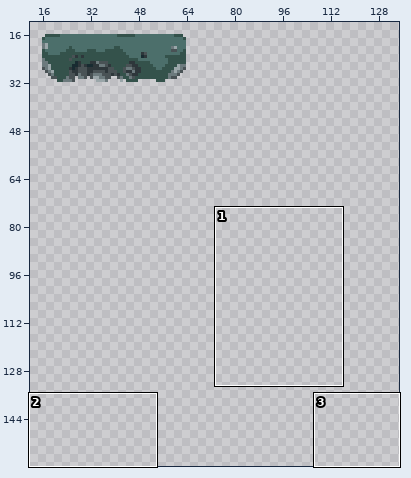
File history of a pixel-art file, Assets/Textures/moving_platform.aseprite. The first picture is a wide view before the edit; the outline marks the close-up.
Close-up. First the earlier version:
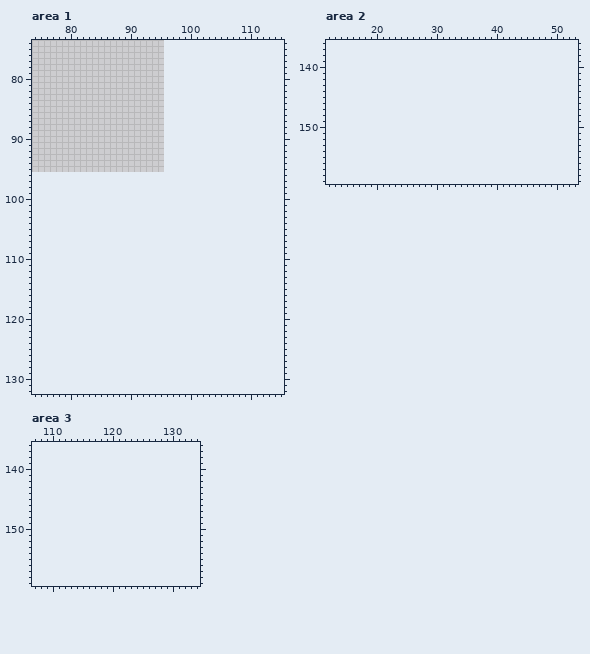
96x96 pixels, 1 frame. Shown: area 1: x 74..115, y 74..132; area 2: x 12..53, y 136..159; area 3: x 107..134, y 136..159. The old version is drawn lined up with the new one, on the new canvas. The wide view leaves out empty margins. The commit also changed other parts of the picture, which this record leaves out.
Now the later version:
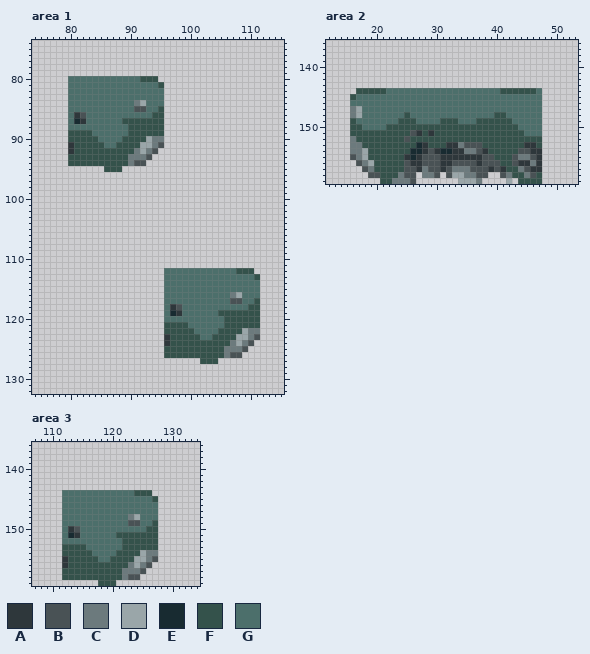
Palette (. is transparent): A #2e373b  B #495255  C #6c7a7d  D #9aa6a9  E #182b31  F #34524b  G #4c6f6b
The edit:
canvas 96x96 -> 160x160
Area 1:
y 80: x 80..94 ............... -> GGGGGGGGGGGGFFF
y 81: x 80..95 ................ -> GGGGGGGGGGGGGGGF
y 82..83: x 80..95 ................ -> GGGGGGGGGGGGGGGG
y 84: x 80..95 ................ -> GGGGGGGGGGGCDGGG
y 85: x 80..95 ................ -> GGGGGGGGGGGBBGGF
y 86: x 80..95 ................ -> GABGGGGGGGGGGGFF
y 87: x 80..95 ................ -> GEAGGGGGGFFFFFFF
y 88: x 80..95 ................ -> GGGGGGGGGGFFFFFF
y 89: x 80..95 ................ -> FFFFGGGGGGFFFFFF
y 90: x 80..95 ................ -> FFFFFGGGGFFFFDCC
y 91: x 80..95 ................ -> AFFFFFGGFFFFDDCB
y 92: x 80..94 ............... -> AFFFFFFFFFFCDCB
y 93: x 80..93 .............. -> FFFFFFFFFFCCCB
y 94: x 80..92 ............. -> FFFFFFFFFFCBB
y 95: x 86..88 ... -> FFF
y 112: x 96..110 ............... -> GGGGGGGGGGGGFFF
y 113: x 96..111 ................ -> GGGGGGGGGGGGGGGF
y 114..115: x 96..111 ................ -> GGGGGGGGGGGGGGGG
y 116: x 96..111 ................ -> GGGGGGGGGGGCDGGG
y 117: x 96..111 ................ -> GGGGGGGGGGGBBGGF
y 118: x 96..111 ................ -> GABGGGGGGGGGGGFF
y 119: x 96..111 ................ -> GEAGGGGGGFFFFFFF
y 120: x 96..111 ................ -> GGGGGGGGGGFFFFFF
y 121: x 96..111 ................ -> FFFFGGGGGGFFFFFF
y 122: x 96..111 ................ -> FFFFFGGGGFFFFDCC
y 123: x 96..111 ................ -> AFFFFFGGFFFFDDCB
y 124: x 96..110 ............... -> AFFFFFFFFFFCDCB
y 125: x 96..109 .............. -> FFFFFFFFFFCCCB
y 126: x 96..108 ............. -> FFFFFFFFFFCBB
y 127: x 102..104 ... -> FFF
Area 2:
y 144: x 17..47 ............................... -> FFFFFGGGGGGGGGGGGGGGGGGGFFFFFFG
y 145: x 16..47 ................................ -> FGGGGGGGGGGGGGGGGGGGGGGGGGGGGGGG
y 146: x 16..47 ................................ -> GGGGGGGGGGGGGGGGGGGGGGGGGGGGGGGG
y 147: x 16..47 ................................ -> CDGGGGGGGGGGGGGGGGGGGGGGGGGGGGGG
y 148: x 16..47 ................................ -> CDGGGGGGGFGGGGGGGGGGGGGGFFGGGGGG
y 149: x 16..47 ................................ -> FGGGGGGGFFFGGGGFFFGGGFFFFFFGGGGG
y 150: x 16..47 ................................ -> FFGGGGFFFFFFFFFFFFFFFFFFFFFFGGGG
y 151: x 16..47 ................................ -> FFFFFFFFFFBAFAFFFFFFFFFFFFFFFGGG
y 152: x 16..47 ................................ -> CFFFFFFFFBFFFFFFFFFFFFFFFFFFFFFF
y 153: x 16..47 ................................ -> CCFFFFFFFFFEAFFFAACBBBFFFFFFFAAF
y 154: x 16..47 ................................ -> CCDFFFFFFFEEABAEEAACCBAFFFFFBBAA
y 155: x 16..47 ................................ -> BCDFFFFFFAEABBBAAAAAAABBFFFBCCBA
y 156: x 17..47 ............................... -> BCDFFFFFBAABBBAABBBBABBBFFBAACA
y 157: x 18..47 .............................. -> BCFFFFFBBACBBABCCCBBBABAFFCBAA
y 158: x 19..26 ........ -> BBFFFCBB; x 28..30 ... -> CCB; x 32..38 ....... -> BDDCCBB; x 41..47 ....... -> BCFFCBF
y 159: x 21..26 ...... -> FFCCCB; x 34..37 .... -> DDDC; x 42 . -> D; x 44..47 .... -> FFFF
Area 3:
y 144: x 112..126 ............... -> GGGGGGGGGGGGFFF
y 145: x 112..127 ................ -> GGGGGGGGGGGGGGGF
y 146..147: x 112..127 ................ -> GGGGGGGGGGGGGGGG
y 148: x 112..127 ................ -> GGGGGGGGGGGCDGGG
y 149: x 112..127 ................ -> GGGGGGGGGGGBBGGF
y 150: x 112..127 ................ -> GABGGGGGGGGGGGFF
y 151: x 112..127 ................ -> GEAGGGGGGFFFFFFF
y 152: x 112..127 ................ -> GGGGGGGGGGFFFFFF
y 153: x 112..127 ................ -> FFFFGGGGGGFFFFFF
y 154: x 112..127 ................ -> FFFFFGGGGFFFFDCC
y 155: x 112..127 ................ -> AFFFFFGGFFFFDDCB
y 156: x 112..126 ............... -> AFFFFFFFFFFCDCB
y 157: x 112..125 .............. -> FFFFFFFFFFCCCB
y 158: x 112..124 ............. -> FFFFFFFFFFCBB
y 159: x 118..120 ... -> FFF
